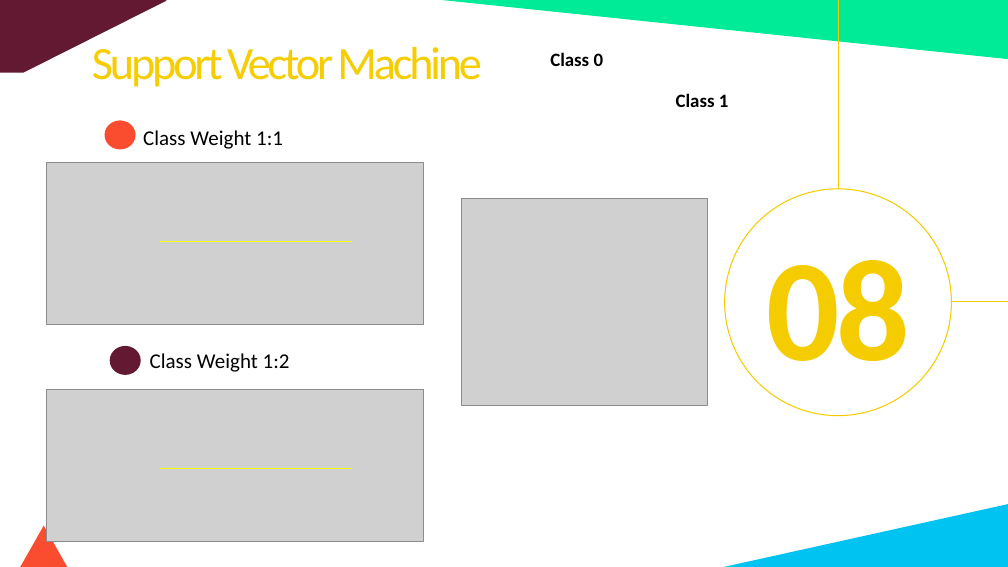
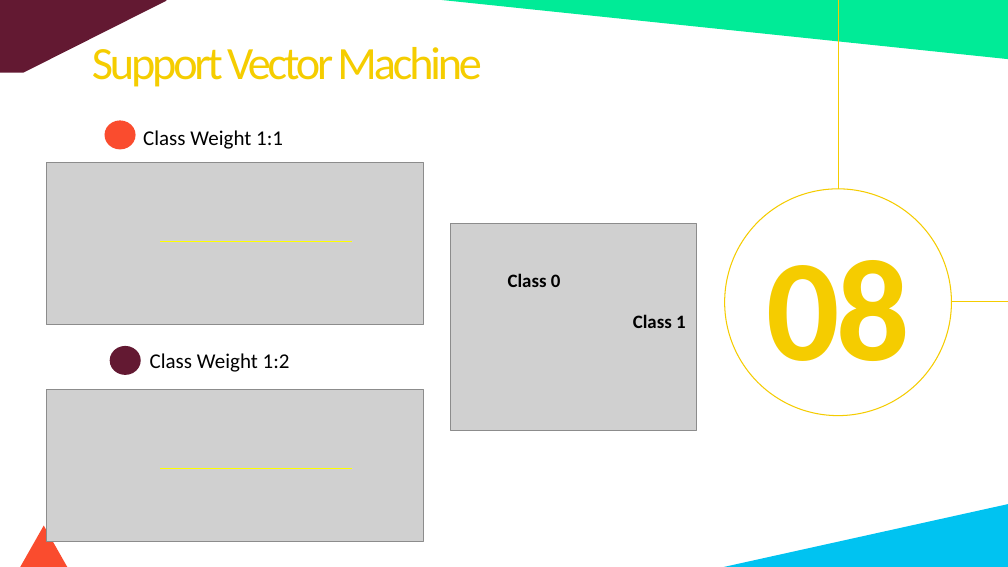
Before and after one commit to fbrowther/Detecting-Fraudulent-Credit-Card-Transactions-Using-Machine-Learning, a slide deck: slide 11 of CreditCardTransactions-Project4Group4.pptx. Drawn at 1008x567 pixels with LibreOffice and Linux fonts; fonts in the diff are those of the drawing; grey boxes stand for pictures. Boxes give left, top, right and bottom in pixels: in the first picture for what was removed or moved away, otherwise in the second. Text is boxed around its words. In the diff, an @@ line names an element or a change of style, - is before the commit and + after.

```diff
--- a/CreditCardTransactions-Project4Group4.pptx
+++ b/CreditCardTransactions-Project4Group4.pptx
@@ picture: place and size @@
-picture at <box>462,198,708,405</box>
+picture at <box>451,223,696,430</box>
@@ text "Class 0": place and size @@
-text "Class 0" at <box>550,52,604,66</box>
+text "Class 0" at <box>508,273,561,287</box>
@@ text "Class 1": place and size @@
-text "Class 1" at <box>676,93,729,107</box>
+text "Class 1" at <box>633,314,686,328</box>
```
Also in this commit, not shown: 1 other slide changed, 3 slides added, 3 slides removed.
